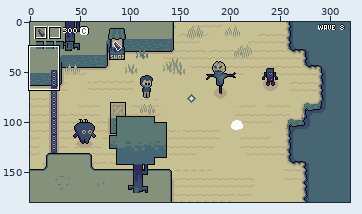
Edited in one commit: pixel-art file (assets/sprites/global.aseprite). The picture above shows the old version from afar; the outline marks the close-up.
Close-up. Before the edit:
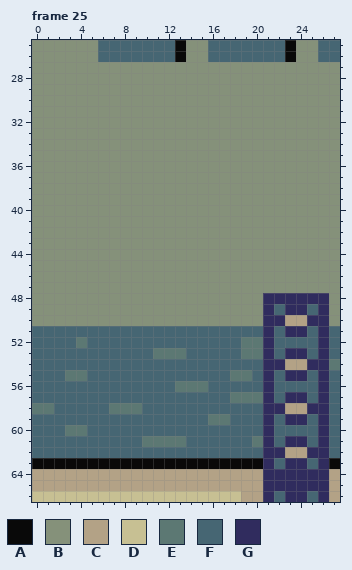
320x180 pixels, 25 frames. Shown: frame 25: x 0..27, y 25..66.
Visible layers, top first: "ui", "particles", "player", "enemies", "tilemap", "shadow", "Layer 1", "ground".
Palette (. is transparent): A #090909  B #85917a  C #b3a286  D #c7c093  E #5c7873  F #466673  G #302c5e
Pixels before, frame 25, first column x 0:
25 BBBBBBFFFFFFFABBFFFFFFFABBFF
26 BBBBBBFFFFFFFABBFFFFFFFABBFF
27 BBBBBBBBBBBBBBBBBBBBBBBBBBBB
28 BBBBBBBBBBBBBBBBBBBBBBBBBBBB
29 BBBBBBBBBBBBBBBBBBBBBBBBBBBB
30 BBBBBBBBBBBBBBBBBBBBBBBBBBBB
31 BBBBBBBBBBBBBBBBBBBBBBBBBBBB
32 BBBBBBBBBBBBBBBBBBBBBBBBBBBB
33 BBBBBBBBBBBBBBBBBBBBBBBBBBBB
34 BBBBBBBBBBBBBBBBBBBBBBBBBBBB
35 BBBBBBBBBBBBBBBBBBBBBBBBBBBB
36 BBBBBBBBBBBBBBBBBBBBBBBBBBBB
37 BBBBBBBBBBBBBBBBBBBBBBBBBBBB
38 BBBBBBBBBBBBBBBBBBBBBBBBBBBB
39 BBBBBBBBBBBBBBBBBBBBBBBBBBBB
40 BBBBBBBBBBBBBBBBBBBBBBBBBBBB
41 BBBBBBBBBBBBBBBBBBBBBBBBBBBB
42 BBBBBBBBBBBBBBBBBBBBBBBBBBBB
43 BBBBBBBBBBBBBBBBBBBBBBBBBBBB
44 BBBBBBBBBBBBBBBBBBBBBBBBBBBB
45 BBBBBBBBBBBBBBBBBBBBBBBBBBBB
46 BBBBBBBBBBBBBBBBBBBBBBBBBBBB
47 BBBBBBBBBBBBBBBBBBBBBBBBBBBB
48 BBBBBBBBBBBBBBBBBBBBBGGGGGGB
49 BBBBBBBBBBBBBBBBBBBBBGFGGFGB
50 BBBBBBBBBBBBBBBBBBBBBGGCCGGB
51 FFFFFFFFFFFFFFFFFFFFFGFGGFGF
52 FFFFEFFFFFFFFFFFFFFEEGFFFFGF
53 FFFFFFFFFFFEEEFFFFFEEGFGGFGF
54 FFFFFFFFFFFFFFFFFFFFFGGCCGGE
55 FFFEEFFFFFFFFFFFFFEEFGFGGFGF
56 FFFFFFFFFFFFFEEEFFFFFGFFFFGF
57 FFFFFFFFFFFFFFFFFFEEEGFGGFGF
58 EEFFFFFEEEFFFFFFFFFFFGGCCGGF
59 FFFFFFFFFFFFFFFFEEFFFGFGGFGF
60 FFFEEFFFFFFFFFFFFFFFFGFFFFGF
61 FFFFFFFFFFEEEEFFFFFFEGFGGFGF
62 FFFFFFFFFFFFFFFFFFFFFGGCCGGF
63 AAAAAAAAAAAAAAAAAAAAAGFGGFGA
64 CCCCCCCCCCCCCCCCCCCCCGGGGGGC
65 CCCCCCCCCCCCCCCCCCCCCGGGGGGC
66 DDDDDDDDDDDDDDDDDDDCCGFGGFGC
After the commit:
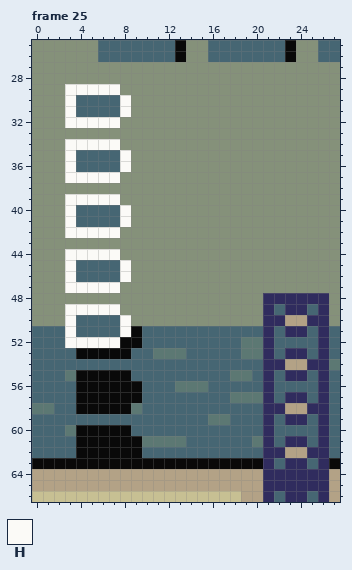
Colours new in this view: H #fbfaf7
Edits made:
{"where": "frame 25, layer \"ui\""}
{"frame":25,"y":29,"x":3,"old":"BBBBB","new":"HHHHH"}
{"frame":25,"y":30,"x":3,"old":"BBBBBB","new":"HFFFFH"}
{"frame":25,"y":31,"x":3,"old":"BBBBBB","new":"HFFFFH"}
{"frame":25,"y":32,"x":3,"old":"BBBBB","new":"HHHHH"}
{"frame":25,"y":34,"x":3,"old":"BBBBB","new":"HHHHH"}
{"frame":25,"y":35,"x":3,"old":"BBBBBB","new":"HFFFFH"}
{"frame":25,"y":36,"x":3,"old":"BBBBBB","new":"HFFFFH"}
{"frame":25,"y":37,"x":3,"old":"BBBBB","new":"HHHHH"}
{"frame":25,"y":39,"x":3,"old":"BBBBB","new":"HHHHH"}
{"frame":25,"y":40,"x":3,"old":"BBBBBB","new":"HFFFFH"}
{"frame":25,"y":41,"x":3,"old":"BBBBBB","new":"HFFFFH"}
{"frame":25,"y":42,"x":3,"old":"BBBBB","new":"HHHHH"}
{"frame":25,"y":44,"x":3,"old":"BBBBB","new":"HHHHH"}
{"frame":25,"y":45,"x":3,"old":"BBBBBB","new":"HFFFFH"}
{"frame":25,"y":46,"x":3,"old":"BBBBBB","new":"HFFFFH"}
{"frame":25,"y":47,"x":3,"old":"BBBBB","new":"HHHHH"}
{"frame":25,"y":49,"x":3,"old":"BBBBB","new":"HHHHH"}
{"frame":25,"y":50,"x":3,"old":"BBBBBB","new":"HFFFFH"}
{"frame":25,"y":51,"x":3,"old":"F","new":"H"}
{"frame":25,"y":51,"x":8,"old":"FF","new":"HA"}
{"frame":25,"y":52,"x":3,"old":"FEFFFFF","new":"HHHHHAA"}
{"frame":25,"y":53,"x":4,"old":"FFFFF","new":"AAAAA"}
{"frame":25,"y":55,"x":4,"old":"EFFFF","new":"AAAAA"}
{"frame":25,"y":56,"x":4,"old":"FFFFFF","new":"AAAAAA"}
{"frame":25,"y":57,"x":4,"old":"FFFFFF","new":"AAAAAA"}
{"frame":25,"y":58,"x":4,"old":"FFFEE","new":"AAAAA"}
{"frame":25,"y":60,"x":4,"old":"EFFFF","new":"AAAAA"}
{"frame":25,"y":61,"x":4,"old":"FFFFFF","new":"AAAAAA"}
{"frame":25,"y":62,"x":4,"old":"FFFFFF","new":"AAAAAA"}
{"label":"changed","picture_box":[65,84,142,458]}
